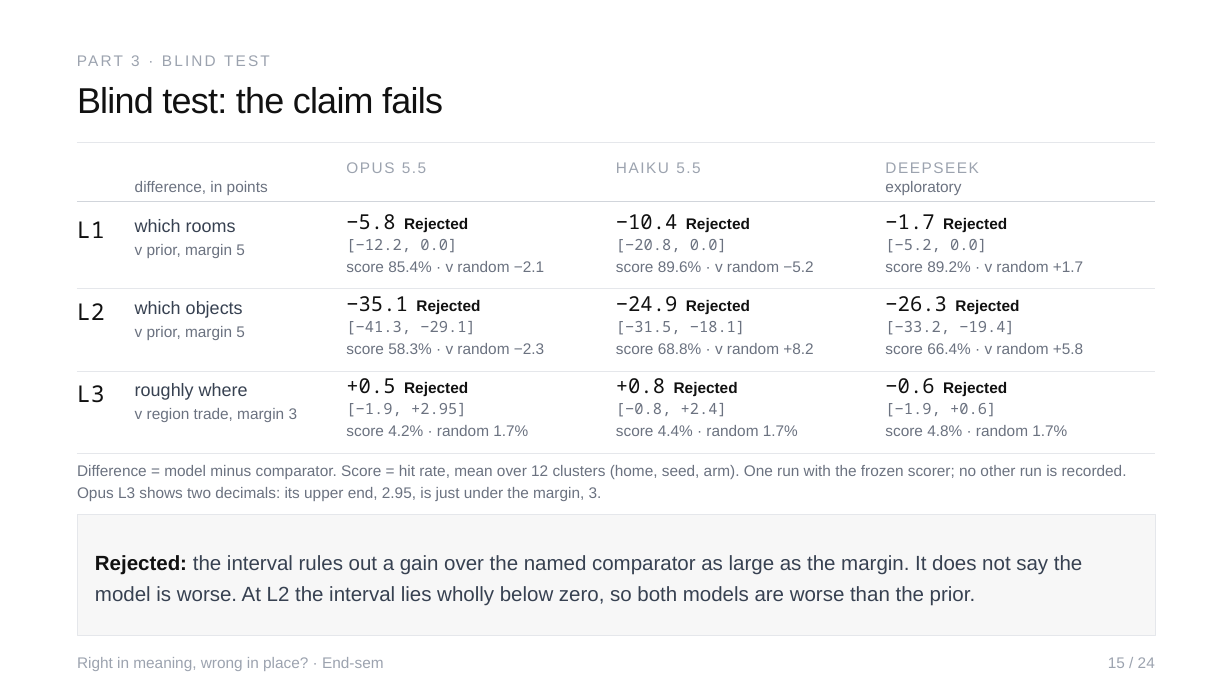
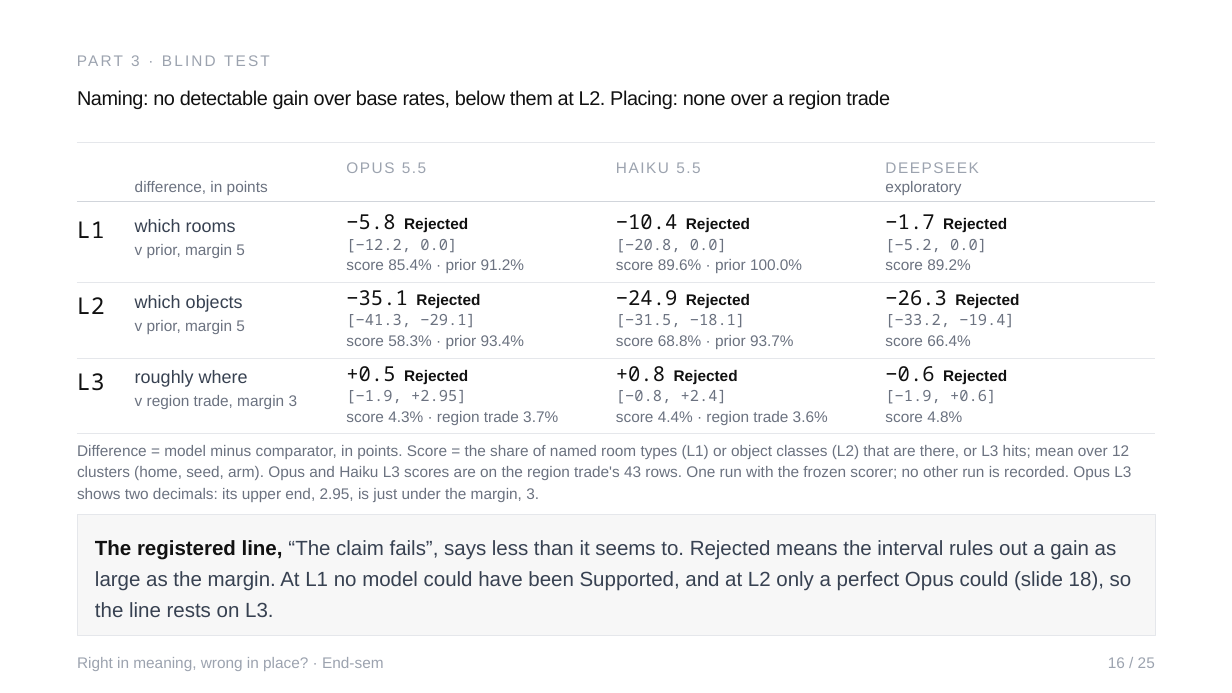
Before and after one commit to Sher110106/validity-aware-active-semantic-exploration, a slide deck: slide 16 of docs/endsem_2026-11/ASP_Endsem.pptx (slide 15 before the commit). Drawn at 1232x693 pixels with LibreOffice and Linux fonts; fonts in the diff are those of the drawing. Boxes give left, top, right and bottom in pixels: in the first picture for what was removed or moved away, otherwise in the second. Text is boxed around its words. In the diff, an @@ line names an element or a change of style, - is before the commit and + after.

```diff
--- a/docs/endsem_2026-11/ASP_Endsem.pptx
+++ b/docs/endsem_2026-11/ASP_Endsem.pptx
@@ text at (77,90,890,109): text changed; size 28 to 15.5 pt @@
-Blind test: the claim fails
+Naming: no detectable gain over base rates, below them at L2. Placing: none over a region trade
@@ text at (346,259,525,273): text changed @@
-score 85.4% · v random −2.1
+score 85.4% · prior 91.2%
@@ text at (616,259,802,273): text changed @@
-score 89.6% · v random −5.2
+score 89.6% · prior 100.0%
@@ text at (885,259,971,270): text changed @@
-score 89.2% · v random +1.7
+score 89.2%
@@ 9 texts, 1 line: place and size @@
-9 texts, 1 line at (77,288,1155,340)
+9 texts, 1 line at (77,283,1155,334)
@@ line moved from (77, 371) - (1155, 371) to (77, 359) - (1155, 359) @@
@@ text at (346,335,525,349): text changed @@
-score 58.3% · v random −2.3
+score 58.3% · prior 93.4%
@@ text at (616,335,794,349): text changed @@
-score 68.8% · v random +8.2
+score 68.8% · prior 93.7%
@@ text at (885,335,971,346): text changed @@
-score 66.4% · v random +5.8
+score 66.4%
@@ 9 texts: place and size @@
-9 texts at (77,378,1007,422)
+9 texts at (77,366,1007,409)
@@ text at (346,411,558,425): text changed @@
-score 4.2% · random 1.7%
+score 4.3% · region trade 3.7%
@@ text at (616,411,828,425): text changed @@
-score 4.4% · random 1.7%
+score 4.4% · region trade 3.6%
@@ text at (885,411,962,422): text changed @@
-score 4.8% · random 1.7%
+score 4.8%
@@ line moved from (77, 453) - (1155, 453) to (77, 433) - (1155, 433) @@
@@ text at (77,445,1131,502): text changed @@
-Difference = model minus comparator. Score = hit rate, mean over 12 clusters (home, seed, arm). One run with the frozen scorer; no other run is recorded. Opus L3 shows two decimals: its upper end, 2.95, is just under the margin, 3.
+Difference = model minus comparator, in points. Score = the share of named room types (L1) or object classes (L2) that are there, or L3 hits; mean over 12 clusters (home, seed, arm). Opus and Haiku L3 scores are on the region trade's 43 rows. One run with the frozen scorer; no other run is recorded. Opus L3 shows two decimals: its upper end, 2.95, is just under the margin, 3.
@@ text in rectangle at (95,540,1132,617): text changed @@
-Rejected: the interval rules out a gain over the named comparator as large as the margin. It does not say the model is worse. At L2 the interval lies wholly below zero, so both models are worse than the prior.
+The registered line, “The claim fails”, says less than it seems to. Rejected means the interval rules out a gain as large as the margin. At L1 no model could have been Supported, and at L2 only a perfect Opus could (slide 18), so the line rests on L3.
@@ text at (1108,657,1155,668): text changed @@
-15 / 24
+16 / 25
```
Also in this commit, not shown: 24 other slides changed, 4 slides added, 1 slide removed, 8 other files.
